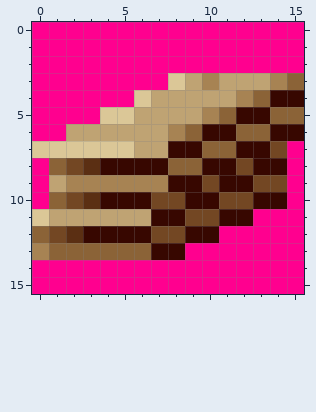
A pixel-art sprite gets an edit: GFX/ICON/ICON_WOOD.png. Above, as it was before the edit.
The file is 16x16 pixels.
Once edited:
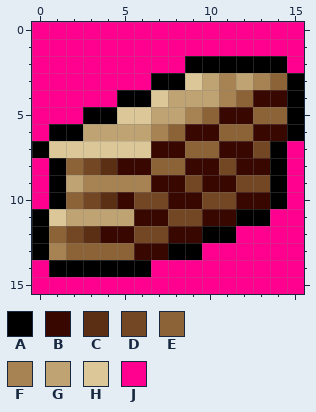
Palette (. is transparent): A #000000  B #370700  C #5b2f13  D #734723  E #8b6337  F #a78353  G #bfa373  H #dbc797  J #ff008f
From old to new:
y 2: x 9..14 JJJJJJ -> AAAAAA
y 3: x 7..11 JHGFG -> AAHGF; x 13..15 GFE -> FEA
y 4: x 5..7 JHG -> AAH; x 11..13 GFE -> FEB; x 15 B -> A
y 5: x 3..4 JH -> AA; x 6 G -> H; x 9..11 GFE -> FEB; x 13 B -> E; x 15 E -> A
y 6: x 1..2 JG -> AA; x 7..9 GFE -> FEB; x 11 B -> E; x 13 E -> B; x 15 B -> A
y 7: x 0 H -> A; x 6..7 GG -> HB; x 9 B -> E; x 11 E -> B; x 13..14 BD -> DA
y 8: x 1..4 EDCB -> AEDC; x 7 B -> E; x 9 E -> B; x 11..12 BD -> DB; x 14 B -> A
y 9: x 1..2 GF -> AG; x 7 F -> B; x 9..10 BD -> DB; x 12 B -> D; x 14 D -> A
y 10: x 1..4 EDCB -> AEDC; x 6 B -> D; x 8 D -> B; x 10 B -> D; x 12 D -> B; x 14 B -> A
y 11: x 0..1 HG -> AH; x 6 G -> B; x 8 B -> D; x 10 D -> B; x 12..13 BJ -> AA
y 12: x 0..3 EDCB -> AEDC; x 6 B -> D; x 8 D -> B; x 10..11 BJ -> AA
y 13: x 0..1 FE -> AF; x 6 E -> B; x 8..9 BJ -> AA
y 14: x 1..6 JJJJJJ -> AAAAAA
